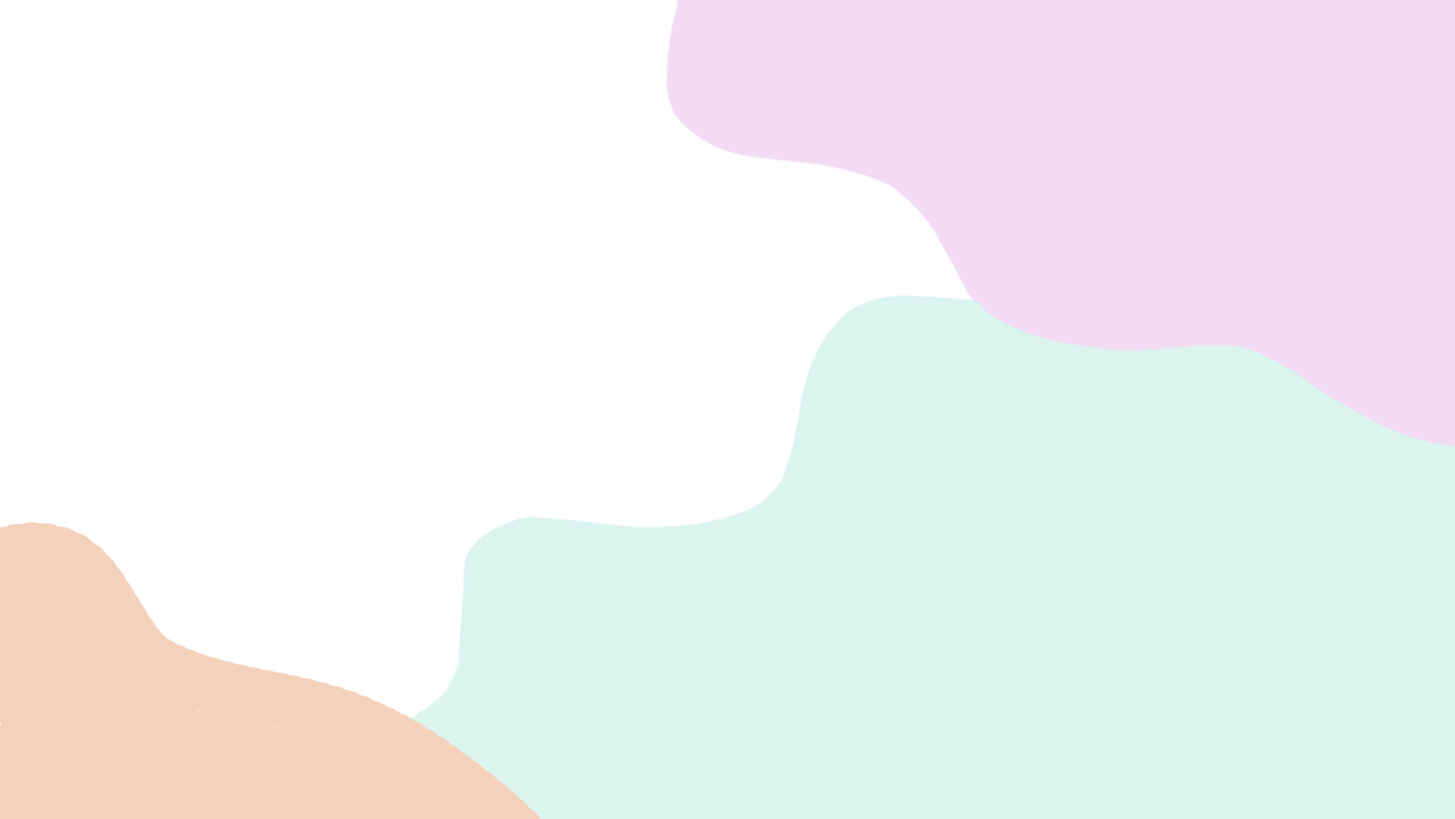
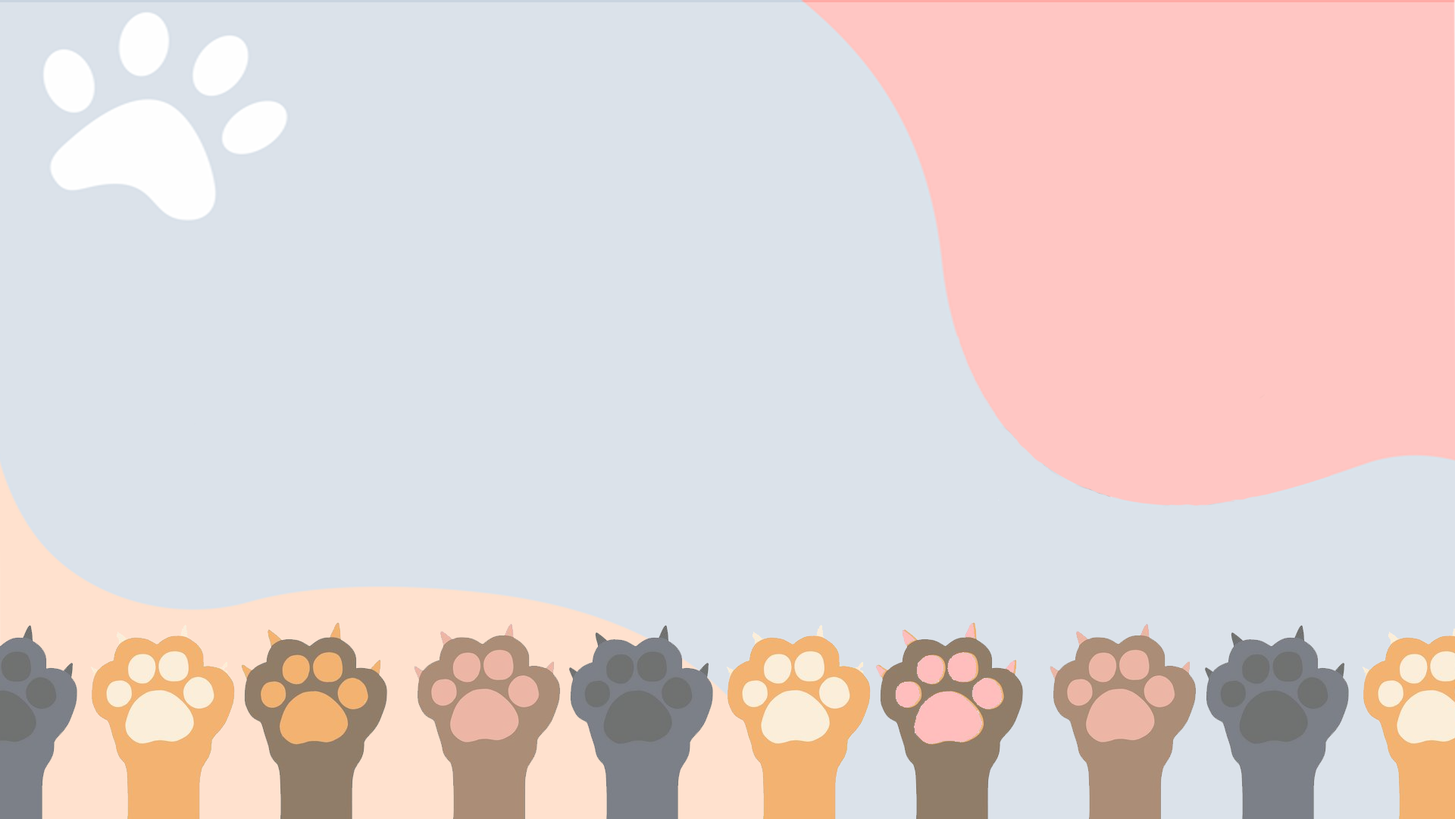
The second 1455×819 image is a revision of the first. Changes to its layers:
removed layer "Layer 1" over bbox(0, 0, 571, 819)
added layer "Layer 7" (33%) above "Layer 4" over bbox(0, 2, 1455, 819)
added layer "Layer 4" above "Layer 8" over bbox(0, 620, 1455, 819)
added layer "Layer 8" above "Litterbox" over bbox(1010, 545, 1448, 819)
added layer "Layer 6" above "Background" over bbox(0, 0, 1455, 819)
hid "Background" over bbox(0, 0, 1455, 819)
